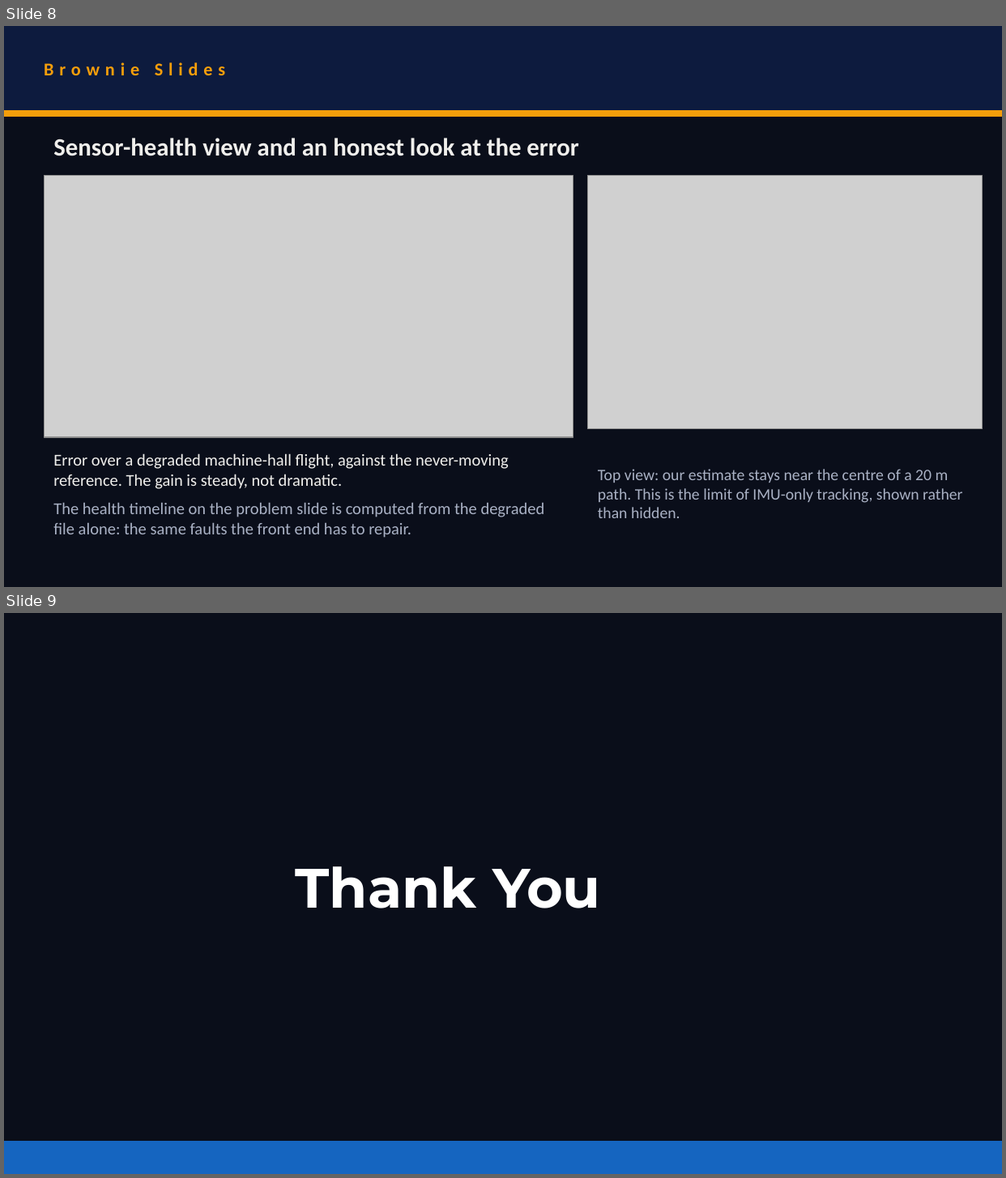
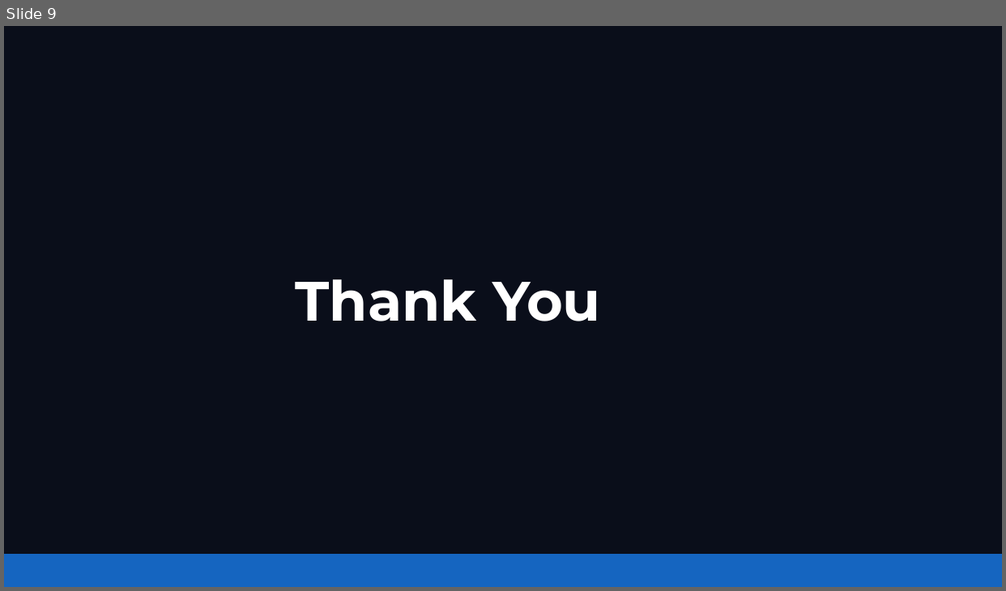
Before and after one commit to akshat333-debug/Ghost-Track, a slide deck: presentation/VITVellore_ZeroDrift.pptx. Shown one above the other, each under a label of ours: slides 8 and 9 before the commit, slide 9 after it. The pictures are 1006x1178 and 1006x591 pixels, drawn with LibreOffice and Linux fonts; fonts in the diff are those of the drawing; grey boxes stand for pictures. Boxes give left, top, right and bottom in pixels: in the first picture for what was removed or moved away, otherwise in the second. Text is boxed around its words. In the diff, an @@ line names an element or a change of style, - is before the commit and + after.

```diff
--- a/presentation/VITVellore_ZeroDrift.pptx
+++ b/presentation/VITVellore_ZeroDrift.pptx
@@ slide 8 removed at box(4, 26, 1002, 587), background #0A0E1A @@
@@ rectangle removed at box(4, 26, 1002, 111) @@
@@ text removed at box(44, 62, 226, 75) @@
-Brownie Slides
@@ rectangle removed at box(4, 111, 1002, 116) @@
@@ text removed at box(53, 138, 578, 156) @@
-Sensor-health view and an honest look at the error
@@ picture removed at box(44, 176, 573, 437) @@
@@ picture removed at box(588, 176, 982, 429) @@
@@ text removed at box(53, 454, 545, 538) @@
-Error over a degraded machine-hall flight, against the never-moving reference. The gain is steady, not dramatic.
-The health timeline on the problem slide is computed from the degraded file alone: the same faults the front end has to repair.
@@ text removed at box(598, 469, 962, 518) @@
-Top view: our estimate stays near the centre of a 20 m path. This is the limit of IMU-only tracking, shown rather than hidden.
```
Also in this commit, not shown: 7 slides changed, 1 slide added, 13 other files.
